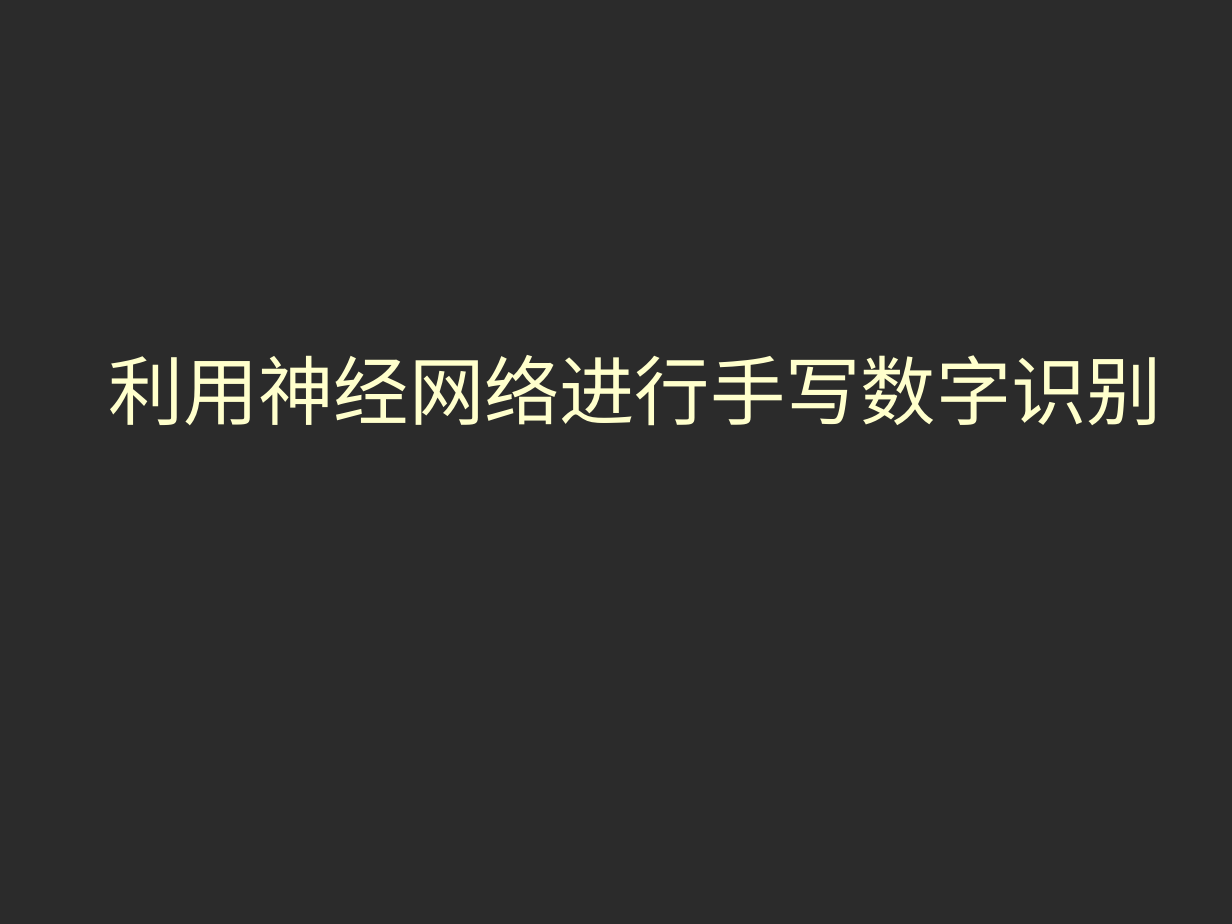
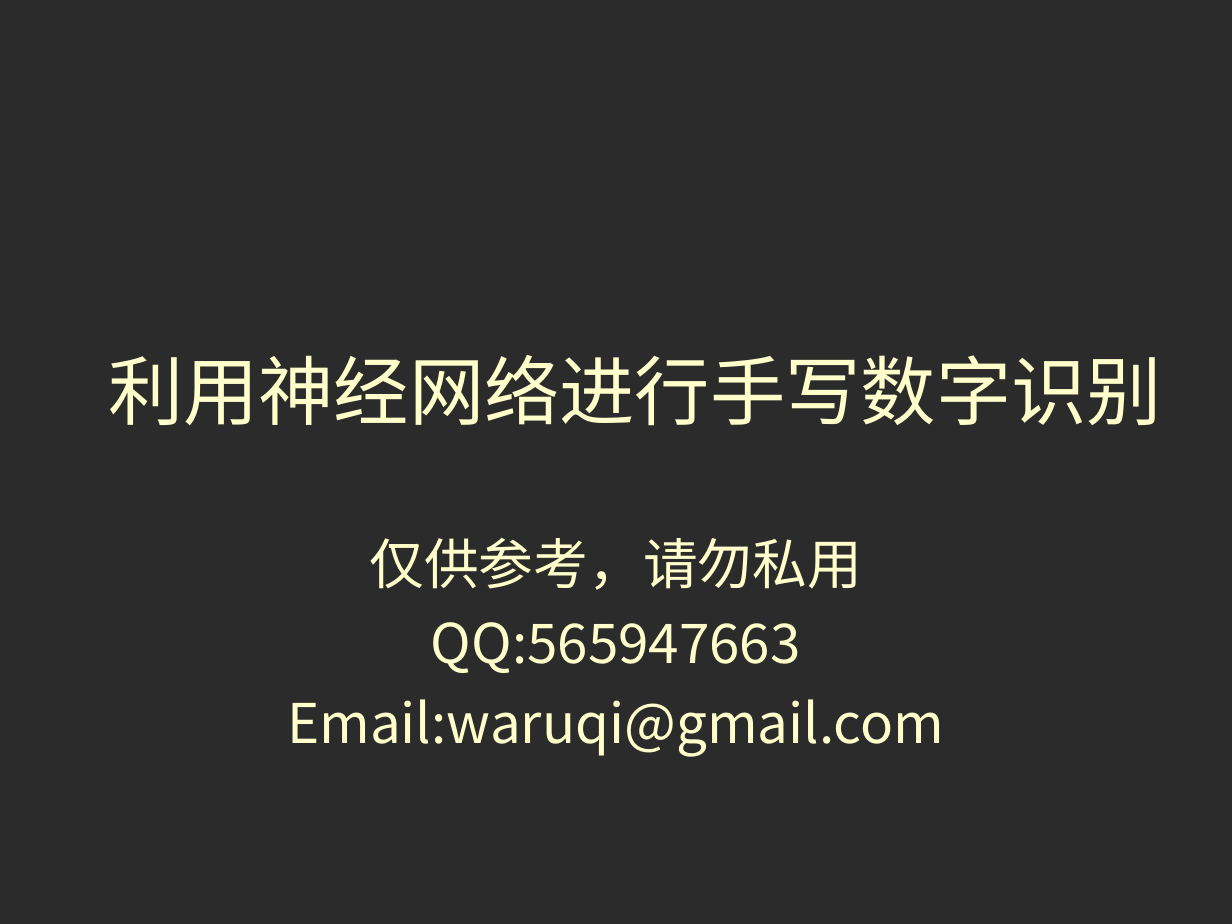
Before and after one commit to tboox/hnr, a slide deck: slide 1 of doc/毕业论文/答辩讲稿.ppt. Drawn at 1232x924 pixels with LibreOffice and Linux fonts; fonts in the diff are those of the drawing; background and template pictures are left out; a plain dark background stands for a picture behind light text. Boxes give left, top, right and bottom in pixels: in the first picture for what was removed or moved away, otherwise in the second. Text is boxed around its words. In the diff, an @@ line names an element or a change of style, - is before the commit and + after.

Commit message:
modify ppt

```diff
--- a/doc/毕业论文/答辩讲稿.ppt
+++ b/doc/毕业论文/答辩讲稿.ppt
@@ subtitle added at [287, 538, 944, 757], 32 pt, text #FFFFCC @@
+仅供参考，请勿私用
+QQ:565947663
+Email:waruqi@gmail.com
```
Also in this commit, not shown: 1 other file.
